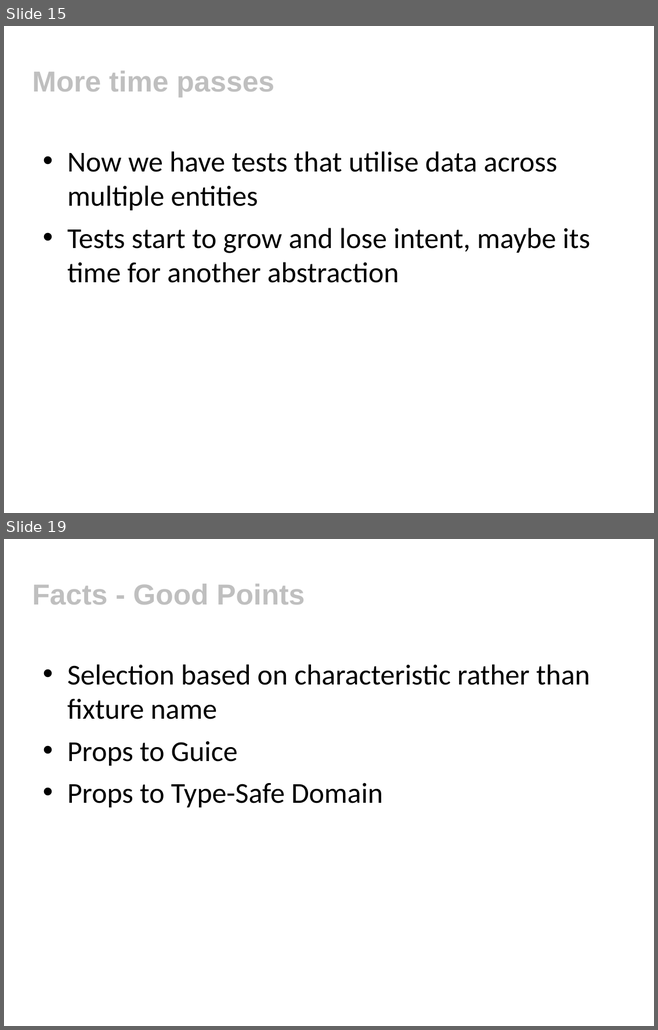
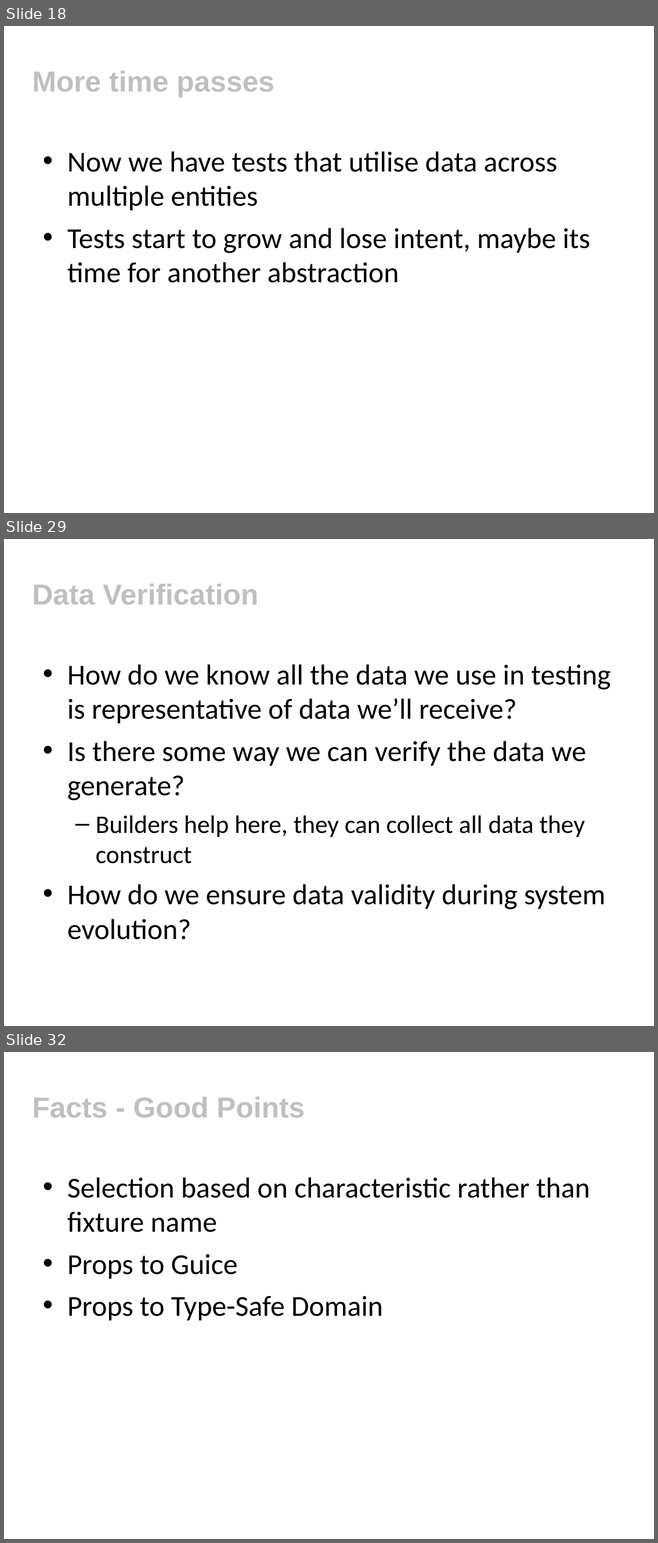
Before and after one commit to tobyclemson/test-data-generation-and-verification-presentation, a slide deck: test-data-generation-and-verification.ppt. Shown one above the other, each under a label of ours: slides 15 and 19 before the commit, slides 18, 29 and 32 after it; the slides between them are not shown. The pictures are 658x1030 and 658x1543 pixels, drawn with LibreOffice and Linux fonts; fonts in the diff are those of the drawing; background and template pictures are left out. Boxes give left, top, right and bottom in pixels: in the first picture for what was removed or moved away, otherwise in the second. Text is boxed around its words. In the diff, an @@ line names an element or a change of style, - is before the commit and + after.

```diff
--- a/test-data-generation-and-verification.ppt
+++ b/test-data-generation-and-verification.ppt
@@ slide 29 added at (x1=4, y1=539, x2=654, y2=1026), background #FFFFFF @@
@@ title added at (x1=32, y1=584, x2=258, y2=605), 32 pt, text #BFBFBF, bold @@
+Data Verification
@@ text added at (x1=67, y1=664, x2=610, y2=940), 32 pt, text #000000 @@
+• How do we know all the data we use in testing is representative of data we’ll receive?
+• Is there some way we can verify the data we generate?
+  – Builders help here, they can collect all data they construct
+• How do we ensure data validity during system evolution?
@@ what was slide 15 is now slide 18 @@
@@ what was slide 19 is now slide 32 @@
```
Also in this commit, not shown: 4 slides changed, 12 other slides added, 1 other file.
